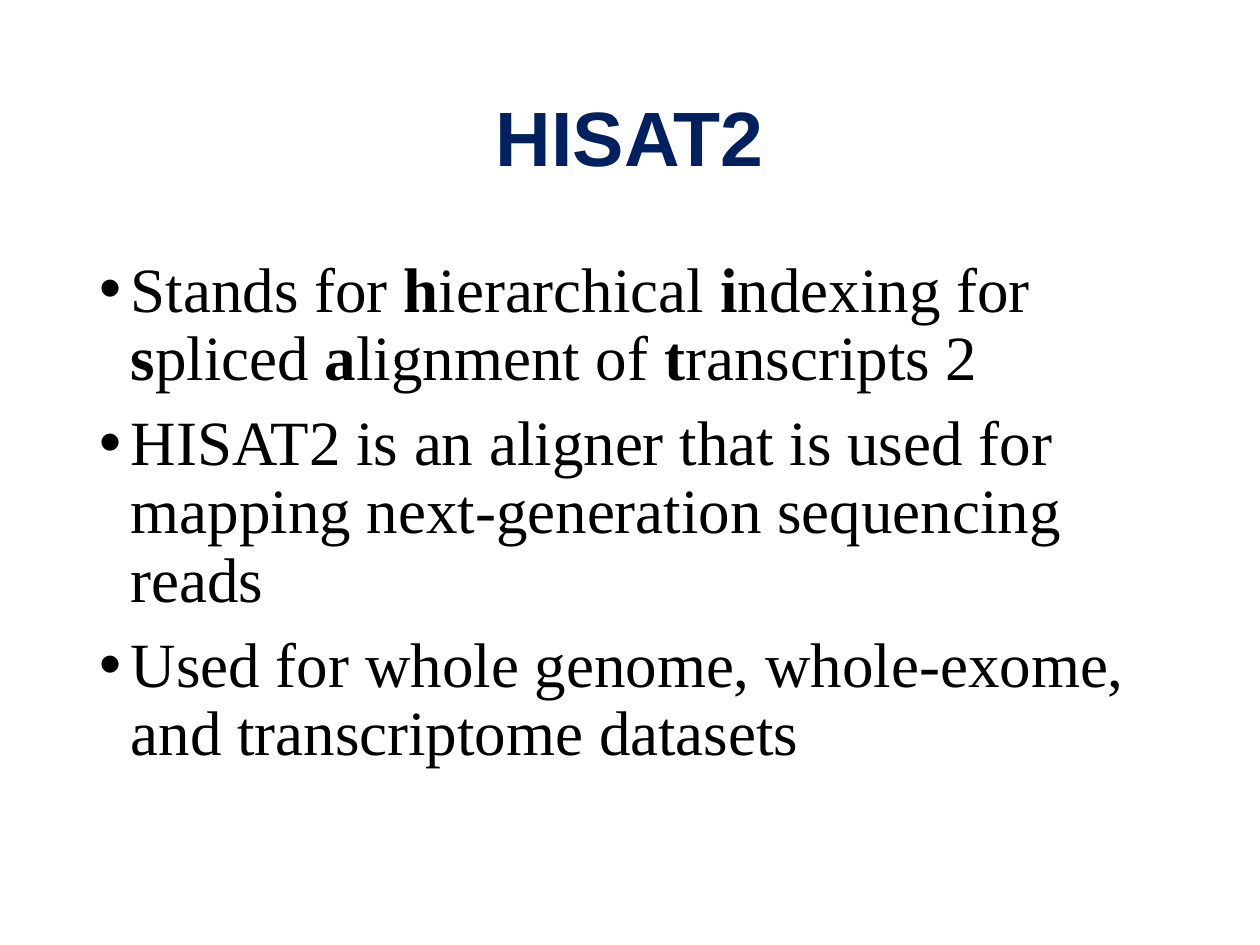
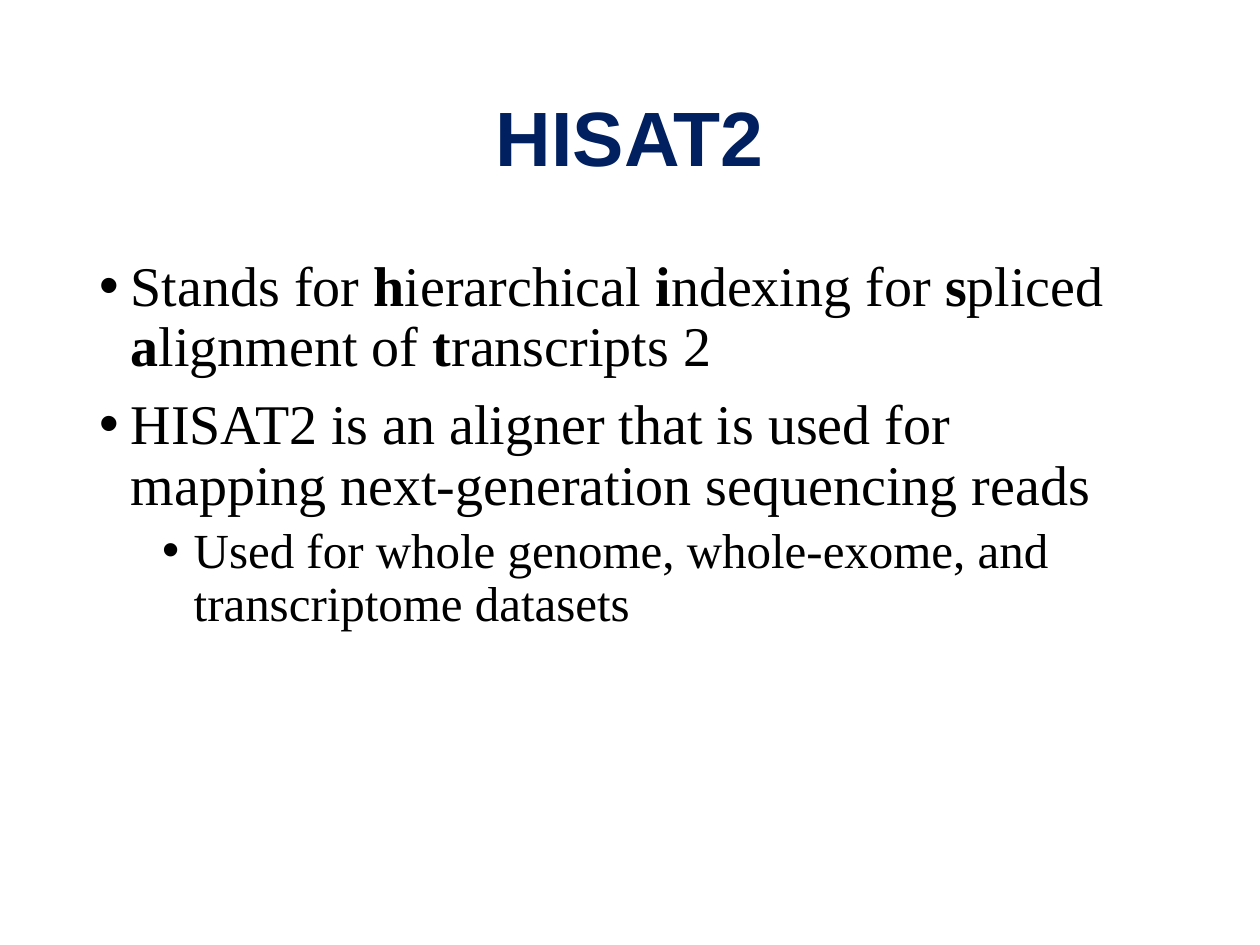
Before and after one commit to PRodriguez19/Intro-to-rnaseq, a slide deck: slide 14 of lectures/Lecture9-MMG232.pptx. Drawn at 1260x945 pixels with LibreOffice and Linux fonts; fonts in the diff are those of the drawing. Boxes give left, top, right and bottom in pixels: in the first picture for what was removed or moved away, otherwise in the second. Text is boxed around its words. In the diff, an @@ line names an element or a change of style, - is before the commit and + after.

```diff
--- a/lectures/Lecture9-MMG232.pptx
+++ b/lectures/Lecture9-MMG232.pptx
@@ text "Stands for hierarchical indexing for ..." at (x1=131, y1=266, x2=1104, y2=631): size 36 to 32 pt in "Stands for hierarchical indexing for spliced alignment ...", "HISAT2 is an aligner that is used ..."; size 36 to 28 pt in "Used for whole genome, whole-exome, and transcriptome ..."; list level 1 to 2 in "Used for whole genome, whole-exome, ..." @@
```
Also in this commit, not shown: 3 other slides changed, 2 slides added, 5 other files.
